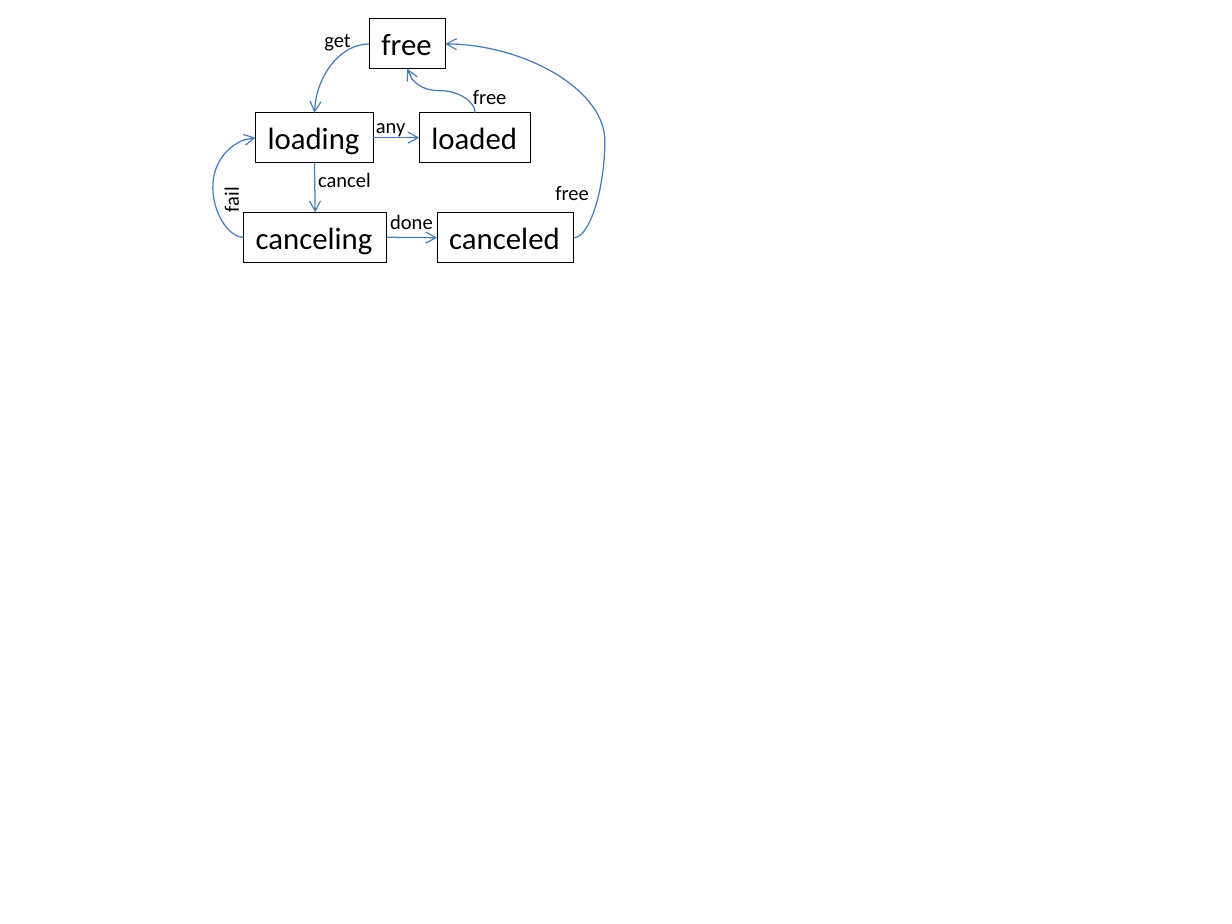
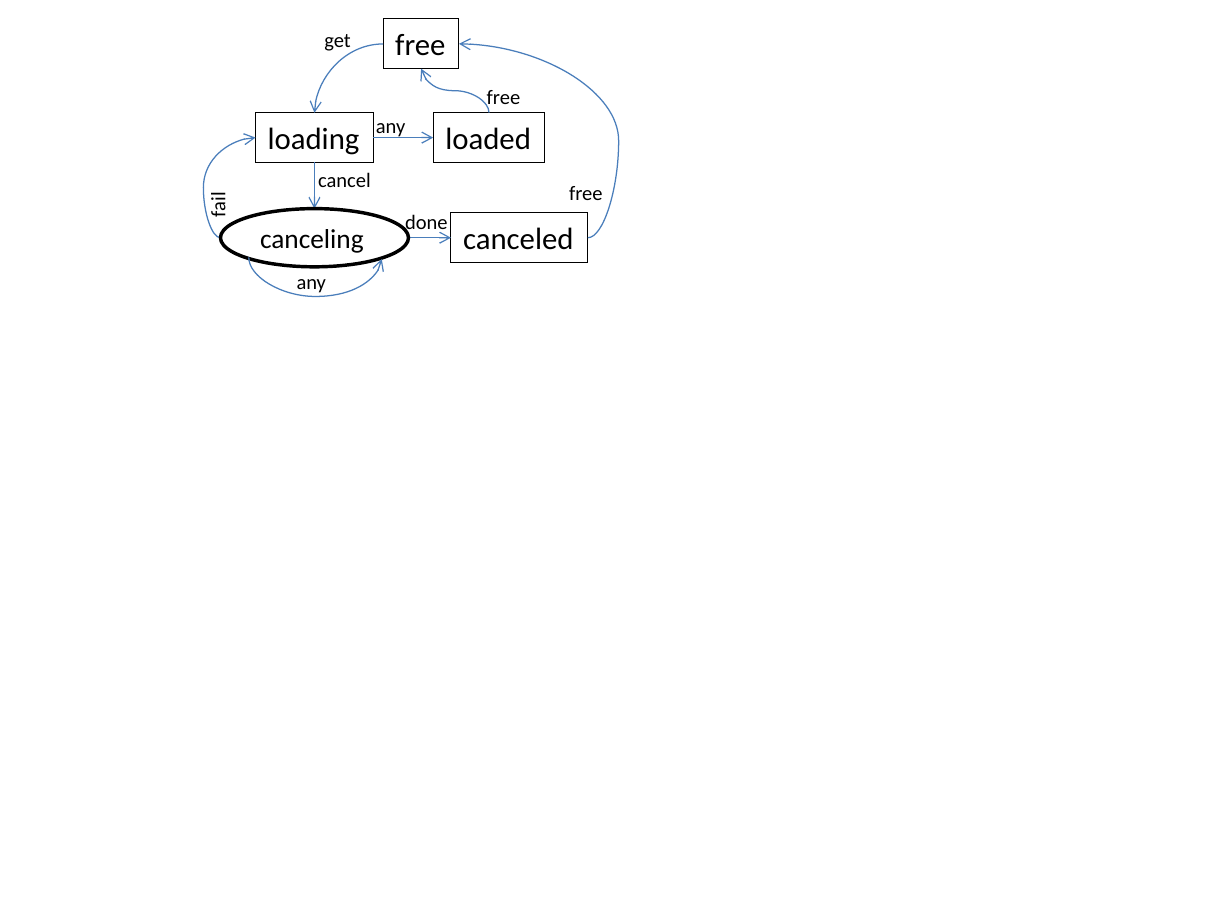
Before and after one commit to valera-steb/controll-conversion, a slide deck: slide 1 of spec/ouS/RequesterModel.pptx. Drawn at 1232x924 pixels with LibreOffice and Linux fonts; fonts in the diff are those of the drawing. Boxes give left, top, right and bottom in pixels: in the first picture for what was removed or moved away, otherwise in the second. Text is boxed around its words. In the diff, an @@ line names an element or a change of style, - is before the commit and + after.

```diff
--- a/spec/ouS/RequesterModel.pptx
+++ b/spec/ouS/RequesterModel.pptx
@@ curved arrow moved from (370, 44) - (314, 113) to (383, 44) - (314, 113) @@
@@ 3 rectangles, 3 texts, 2 curved arrows: place and size @@
-3 rectangles, 3 texts, 2 curved arrows at box(370, 18, 605, 262)
+3 rectangles, 3 texts, 2 curved arrows at box(383, 18, 618, 262)
@@ curved arrow moved from (244, 238) - (255, 138) to (221, 238) - (255, 138) @@
@@ arrow moved from (373, 138) - (419, 138) to (373, 138) - (434, 138) @@
@@ text "fail": place and size @@
-text "fail" at box(219, 189, 244, 212)
+text "fail" at box(206, 194, 231, 217)
@@ arrow moved from (314, 163) - (315, 212) to (314, 163) - (314, 208) @@
@@ ellipse "canceling": place and size @@
-ellipse "canceling" at box(244, 212, 387, 261)
+ellipse "canceling" at box(221, 208, 409, 266)
@@ ellipse "canceling" at box(221, 208, 409, 266): size 18 to 16 pt; vertical alignment top to middle; rectangle to ellipse; fill none to #FFFFFF; outline #000000 0.75 pt to #000000 2 pt @@
@@ arrow moved from (387, 238) - (437, 238) to (409, 238) - (451, 238) @@
@@ curved arrow added from (249, 257) to (382, 259), #4B7EBC 0.75 pt @@
@@ text added at box(297, 279, 326, 295), 12 pt, text #000000 @@
+any
```
Also in this commit, not shown: 26 other files.
